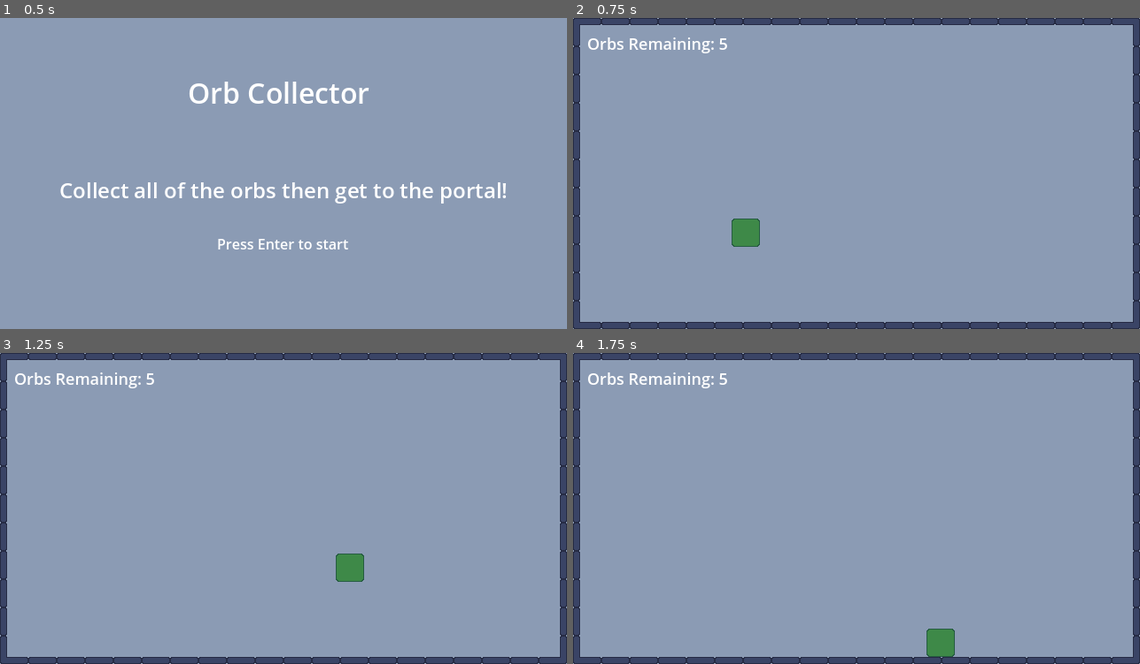
Above: before the commit, frames 1-4 (two rows, left to right).
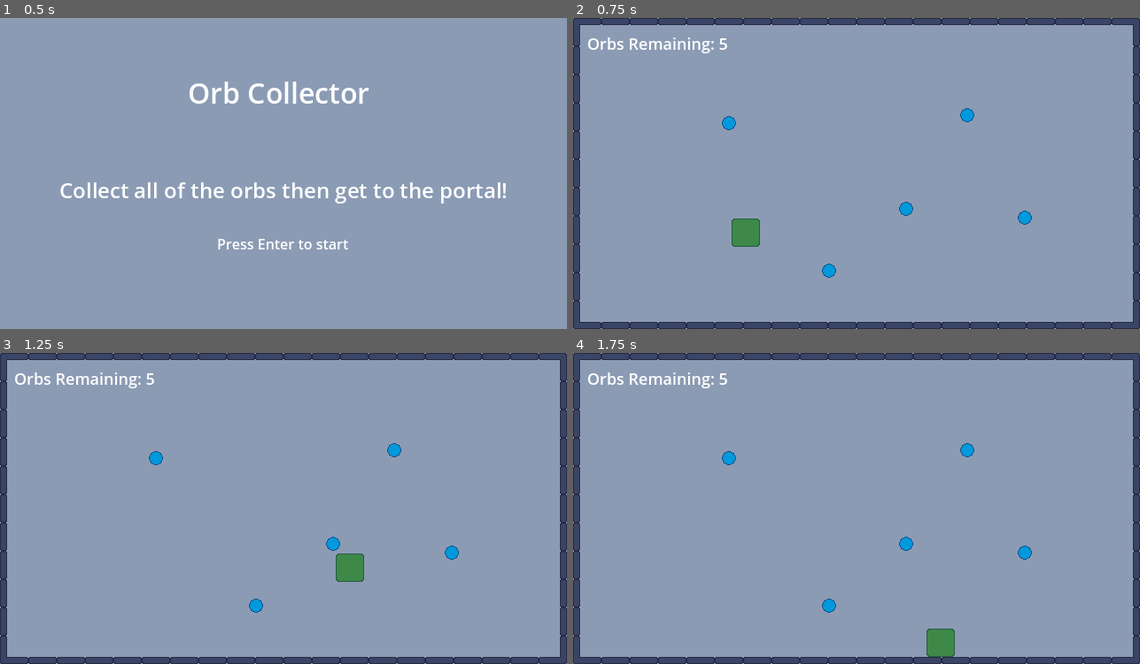
Above: after the commit, the same moments.

Repository: callum-jackson/orb-collector
Game: Godot game, scene res://scenes/start.tscn
Two runs of this game, one before a commit and one after it. Both use one fixed random seed, a clock stepped at 60 frames per second and the inputs below.
Inputs:
- Up to frame 1 (0.5 s): no input
- Up to frame 2 (0.75 s): tap Enter (ui_accept) at 0.5 s; hold Right (move_right) from 0.53 s (still down); hold Enter (ui_accept) from 0.53 s (still down)
- Up to frame 3 (1.25 s): keep holding Right (move_right); keep holding Enter (ui_accept)
- Up to frame 4 (1.75 s): release Right (move_right) at 1.28 s; release Enter (ui_accept) at 1.28 s; hold Down (move_down) from 1.28 s (still down); tap Enter (ui_accept) at 1.35, 1.52 s

Frame 1 is identical in both runs. In frame 2, 0.4% of the frame differs, in the area x 26-81%, y 28-84%; in frame 3, 0.4%; in frame 4, 0.4%.

Commit message:
Added sound effects and animations.

Diff:
--- a/project.godot
+++ b/project.godot
@@ -19,6 +19,7 @@
 
 window/size/viewport_width=640
 window/size/viewport_height=352
+window/size/mode=2
 window/stretch/mode="canvas_items"
 
 [global_group]
--- a/scenes/orb.tscn
+++ b/scenes/orb.tscn
@@ -1,6 +1,79 @@
-[gd_scene load_steps=3 format=3 uid="uid://ctxq4a8ib5rg6"]
+[gd_scene load_steps=15 format=3 uid="uid://ctxq4a8ib5rg6"]
 
 [ext_resource type="Script" uid="uid://chjiqvd7vl4x6" path="res://scripts/orb.gd" id="1_ubfm6"]
+[ext_resource type="Texture2D" uid="uid://bbiu6xsm8x0ce" path="res://assets/sprites/orb-animated.png" id="2_g6cbt"]
+[ext_resource type="AudioStream" uid="uid://bnkodarj1pxqn" path="res://assets/sounds/orb-collected.wav" id="3_g6cbt"]
+
+[sub_resource type="AtlasTexture" id="AtlasTexture_vnh3v"]
+atlas = ExtResource("2_g6cbt")
+region = Rect2(0, 0, 32, 32)
+
+[sub_resource type="AtlasTexture" id="AtlasTexture_fguff"]
+atlas = ExtResource("2_g6cbt")
+region = Rect2(32, 0, 32, 32)
+
+[sub_resource type="AtlasTexture" id="AtlasTexture_g1tib"]
+atlas = ExtResource("2_g6cbt")
+region = Rect2(64, 0, 32, 32)
+
+[sub_resource type="AtlasTexture" id="AtlasTexture_gsofs"]
+atlas = ExtResource("2_g6cbt")
+region = Rect2(96, 0, 32, 32)
+
+[sub_resource type="AtlasTexture" id="AtlasTexture_eovkk"]
+atlas = ExtResource("2_g6cbt")
+region = Rect2(128, 0, 32, 32)
+
+[sub_resource type="AtlasTexture" id="AtlasTexture_j4wqc"]
+atlas = ExtResource("2_g6cbt")
+region = Rect2(160, 0, 32, 32)
+
+[sub_resource type="AtlasTexture" id="AtlasTexture_n86rm"]
+atlas = ExtResource("2_g6cbt")
+region = Rect2(192, 0, 32, 32)
+
+[sub_resource type="AtlasTexture" id="AtlasTexture_vp8ck"]
+atlas = ExtResource("2_g6cbt")
+region = Rect2(224, 0, 32, 32)
+
+[sub_resource type="AtlasTexture" id="AtlasTexture_juhe7"]
+atlas = ExtResource("2_g6cbt")
+region = Rect2(256, 0, 32, 32)
+
+[sub_resource type="SpriteFrames" id="SpriteFrames_4hwsd"]
+animations = [{
+"frames": [{
+"duration": 1.0,
+"texture": SubResource("AtlasTexture_vnh3v")
+}, {
+"duration": 1.0,
+"texture": SubResource("AtlasTexture_fguff")
+}, {
+"duration": 1.0,
+"texture": SubResource("AtlasTexture_g1tib")
+}, {
+"duration": 1.0,
+"texture": SubResource("AtlasTexture_gsofs")
+}, {
+"duration": 1.0,
+"texture": SubResource("AtlasTexture_eovkk")
+}, {
+"duration": 1.0,
+"texture": SubResource("AtlasTexture_j4wqc")
+}, {
+"duration": 1.0,
+"texture": SubResource("AtlasTexture_n86rm")
+}, {
+"duration": 1.0,
+"texture": SubResource("AtlasTexture_vp8ck")
+}, {
+"duration": 1.0,
+"texture": SubResource("AtlasTexture_juhe7")
+}],
+"loop": false,
+"name": &"collected",
+"speed": 25.0
+}]
 
 [sub_resource type="CircleShape2D" id="CircleShape2D_y5ir8"]
 radius = 8.0
@@ -10,11 +83,15 @@
 script = ExtResource("1_ubfm6")
 metadata/_edit_group_ = true
 
-[node name="Sprite2D" type="Sprite2D" parent="."]
-hframes = 9
-frame = 1
+[node name="AnimatedSprite2D" type="AnimatedSprite2D" parent="."]
+sprite_frames = SubResource("SpriteFrames_4hwsd")
+animation = &"collected"
 
 [node name="CollisionShape2D" type="CollisionShape2D" parent="."]
 shape = SubResource("CircleShape2D_y5ir8")
 
+[node name="CollectedSound" type="AudioStreamPlayer2D" parent="."]
+stream = ExtResource("3_g6cbt")
+
 [connection signal="body_entered" from="." to="." method="_on_body_entered"]
+[connection signal="animation_finished" from="AnimatedSprite2D" to="." method="_on_animated_sprite_2d_animation_finished"]
--- a/scenes/player.tscn
+++ b/scenes/player.tscn
@@ -1,10 +1,46 @@
-[gd_scene load_steps=4 format=3 uid="uid://l5ctcajoxcje"]
+[gd_scene load_steps=7 format=3 uid="uid://l5ctcajoxcje"]
 
-[ext_resource type="Texture2D" uid="uid://bbnfd868banpu" path="res://assets/player.png" id="1_3vyb7"]
+[ext_resource type="Texture2D" uid="uid://bbnfd868banpu" path="res://assets/sprites/player.png" id="1_3vyb7"]
 [ext_resource type="Script" uid="uid://cdwjf04ljbqkf" path="res://scripts/player.gd" id="1_g2els"]
 
 [sub_resource type="RectangleShape2D" id="RectangleShape2D_3vyb7"]
 size = Vector2(32, 32)
+
+[sub_resource type="Animation" id="Animation_g2els"]
+resource_name = "disappear"
+tracks/0/type = "value"
+tracks/0/imported = false
+tracks/0/enabled = true
+tracks/0/path = NodePath("Sprite2D:modulate")
+tracks/0/interp = 1
+tracks/0/loop_wrap = true
+tracks/0/keys = {
+"times": PackedFloat32Array(0, 1),
+"transitions": PackedFloat32Array(1, 1),
+"update": 0,
+"values": [Color(1, 1, 1, 1), Color(1, 1, 1, 0)]
+}
+
+[sub_resource type="Animation" id="Animation_qhqgy"]
+length = 0.001
+tracks/0/type = "value"
+tracks/0/imported = false
+tracks/0/enabled = true
+tracks/0/path = NodePath("Sprite2D:modulate")
+tracks/0/interp = 1
+tracks/0/loop_wrap = true
+tracks/0/keys = {
+"times": PackedFloat32Array(0),
+"transitions": PackedFloat32Array(1),
+"update": 0,
+"values": [Color(1, 1, 1, 1)]
+}
+
+[sub_resource type="AnimationLibrary" id="AnimationLibrary_dqkch"]
+_data = {
+&"RESET": SubResource("Animation_qhqgy"),
+&"disappear": SubResource("Animation_g2els")
+}
 
 [node name="Player" type="CharacterBody2D"]
 z_index = 5
@@ -15,3 +51,11 @@
 
 [node name="CollisionShape2D" type="CollisionShape2D" parent="."]
 shape = SubResource("RectangleShape2D_3vyb7")
+
+[node name="AnimationPlayer" type="AnimationPlayer" parent="."]
+libraries = {
+&"": SubResource("AnimationLibrary_dqkch")
+}
+
+[connection signal="animation_finished" from="AnimationPlayer" to="." method="_on_animation_player_animation_finished"]
+[connection signal="animation_started" from="AnimationPlayer" to="." method="_on_animation_player_animation_started"]
--- a/scenes/portal.tscn
+++ b/scenes/portal.tscn
@@ -1,7 +1,8 @@
-[gd_scene load_steps=4 format=3 uid="uid://blh4grgv65kpx"]
+[gd_scene load_steps=5 format=3 uid="uid://blh4grgv65kpx"]
 
 [ext_resource type="Script" uid="uid://moy3ijxcmfnx" path="res://scripts/portal.gd" id="1_1ffj6"]
-[ext_resource type="Texture2D" uid="uid://djqnc8bcgnd4g" path="res://assets/portal.png" id="1_v0xau"]
+[ext_resource type="Texture2D" uid="uid://djqnc8bcgnd4g" path="res://assets/sprites/portal.png" id="1_v0xau"]
+[ext_resource type="AudioStream" uid="uid://d2e63t8smjiwn" path="res://assets/sounds/portal-entered.wav" id="3_jr6l0"]
 
 [sub_resource type="RectangleShape2D" id="RectangleShape2D_1ffj6"]
 size = Vector2(8, 32)
@@ -15,3 +16,6 @@
 
 [node name="CollisionShape2D" type="CollisionShape2D" parent="."]
 shape = SubResource("RectangleShape2D_1ffj6")
+
+[node name="PortalEnteredSound" type="AudioStreamPlayer2D" parent="."]
+stream = ExtResource("3_jr6l0")
--- a/scripts/main.gd
+++ b/scripts/main.gd
@@ -23,6 +23,7 @@
 	$HUD/ScoreLabel.hide()
 	$HUD/WinMessage.text = "You Win!"
 	$HUD/WinMessage.show()
-	$Player.queue_free()
+	$Player/AnimationPlayer.play("disappear")
+	# $Player.queue_free()
 	await get_tree().create_timer(3).timeout
 	get_tree().change_scene_to_file("res://scenes/start.tscn")
--- a/scripts/orb.gd
+++ b/scripts/orb.gd
@@ -3,8 +3,10 @@
 signal hit
 
 func _on_body_entered(body) -> void:
+	$CollisionShape2D.set_deferred("disabled", true)
 	hit.emit()
-	queue_free()
+	$AnimatedSprite2D.play("collected")
+	$CollectedSound.play()
 
 func disable_orb():
 	hide()
@@ -13,3 +15,7 @@
 func enable_orb():
 	show()
 	$CollisionShape2D.set_deferred("disabled", false)
+
+
+func _on_animated_sprite_2d_animation_finished() -> void:
+	queue_free()
--- a/scripts/player.gd
+++ b/scripts/player.gd
@@ -2,6 +2,7 @@
 
 @export var speed = 400
 var screen_size
+var can_move = true
 
 func _ready() -> void:
 	screen_size = get_viewport_rect().size # Set size of game screen.
@@ -18,8 +19,11 @@
 	if Input.is_action_pressed("move_up"):
 		velocity.y -= 1
 
-	if velocity.length() > 0:
-		velocity = velocity.normalized() * speed
+	if can_move:
+		if velocity.length() > 0:
+			velocity = velocity.normalized() * speed
+	elif !can_move:
+		velocity = Vector2.ZERO
 
 	position += velocity * delta
 	position = position.clamp(Vector2.ZERO, screen_size)
@@ -33,3 +37,11 @@
 func enable_player():
 	show()
 	$CollisionShape2D.set_deferred("disabled", false)
+
+
+func _on_animation_player_animation_finished(anim_name: StringName) -> void:
+	queue_free()
+
+
+func _on_animation_player_animation_started(anim_name: StringName) -> void:
+	can_move = false
--- a/scripts/portal.gd
+++ b/scripts/portal.gd
@@ -7,6 +7,7 @@
 
 func _on_body_entered(body: Node2D) -> void:
 	hit.emit()
+	$PortalEnteredSound.play()
 
 func disable_portal():
 	hide()
Not shown, added: assets/sounds/orb-collected.wav.import
Not shown, added: assets/sounds/portal-entered.wav.import
Renamed: assets/background.png -> assets/sprites/background.png
Not shown, changed: assets/sprites/background.png.import
Renamed: assets/orb-animated.png -> assets/sprites/orb-animated.png
Not shown, changed: assets/sprites/orb-animated.png.import
Renamed: assets/orb.png -> assets/sprites/orb.png
Not shown, changed: assets/sprites/orb.png.import
Renamed: assets/player.png -> assets/sprites/player.png
Not shown, changed: assets/sprites/player.png.import
Renamed: assets/portal.png -> assets/sprites/portal.png
Not shown, changed: assets/sprites/portal.png.import
(and 9 more such lines)
